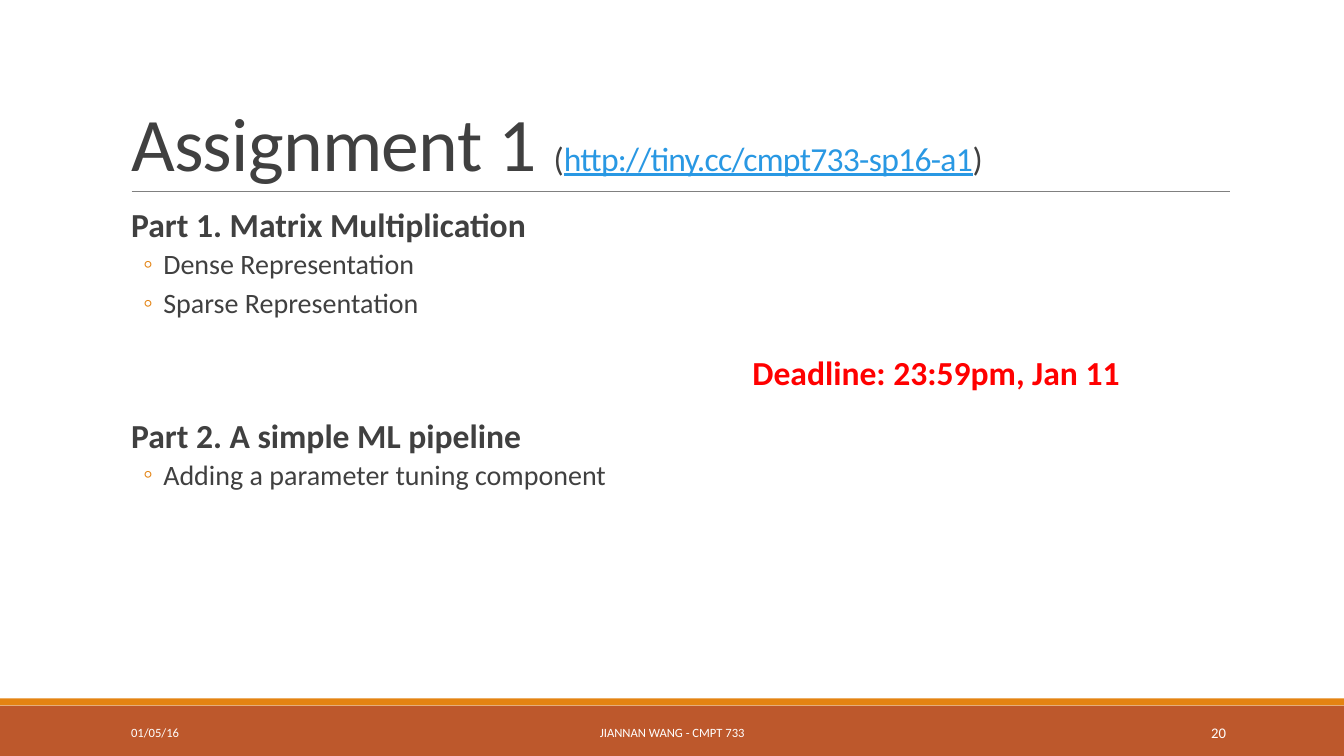
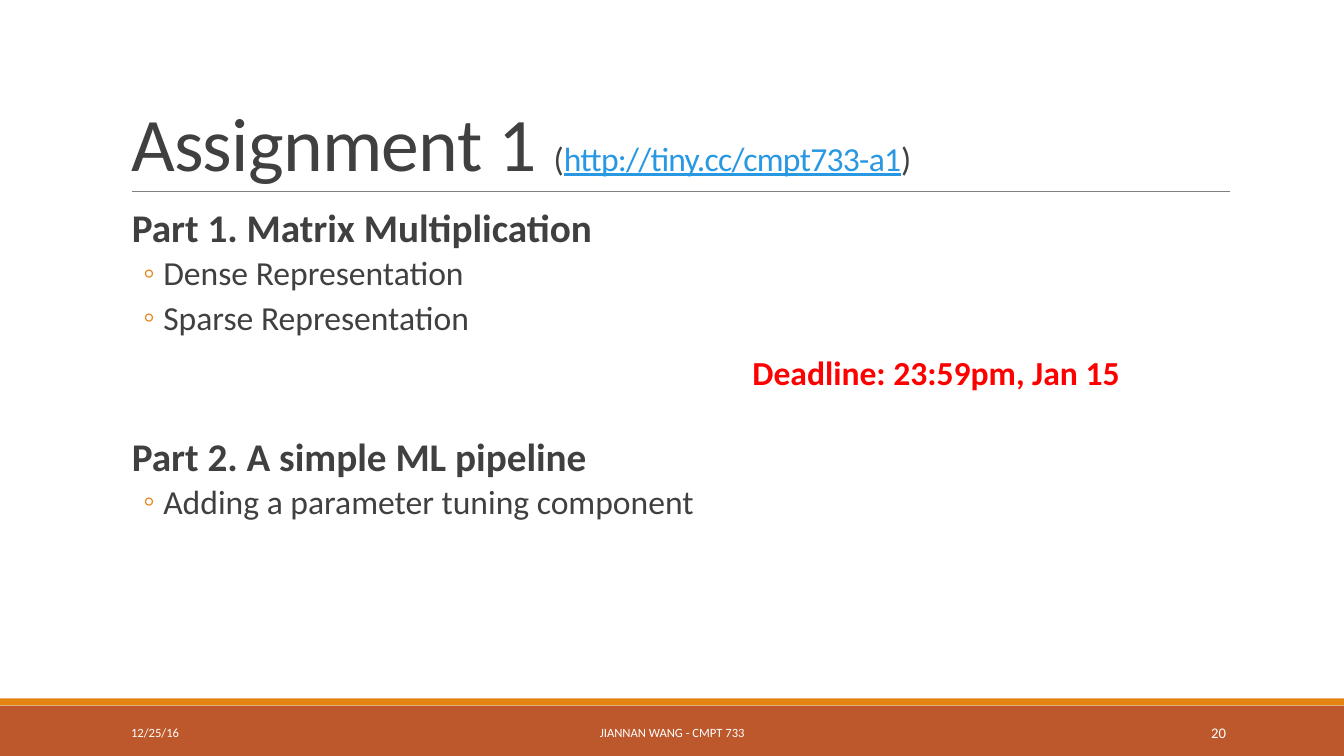
Before and after one commit to ZhensongQian/cmpt733, a slide deck: slide 20 of Lectures/Lec1/lec1-2.pptx. Drawn at 1344x756 pixels with LibreOffice and Linux fonts; fonts in the diff are those of the drawing. Boxes give left, top, right and bottom in pixels: in the first picture for what was removed or moved away, otherwise in the second. Text is boxed around its words. In the diff, an @@ line names an element or a change of style, - is before the commit and + after.

```diff
--- a/Lectures/Lec1/lec1-2.pptx
+++ b/Lectures/Lec1/lec1-2.pptx
@@ title at (x1=131, y1=119, x2=912, y2=184): text changed @@
-Assignment 1 (http://tiny.cc/cmpt733-sp16-a1)
+Assignment 1 (http://tiny.cc/cmpt733-a1)
@@ text "Part 1. Matrix Multiplication" at (x1=132, y1=214, x2=694, y2=520): size 24 to 28 pt in "Part 1. Matrix Multiplication", "Part 2. A simple ML pipeline"; size 20 to 24 pt in "Dense Representation", "Sparse Representation", "Adding a parameter tuning component" @@
@@ text at (x1=752, y1=361, x2=1120, y2=391): text changed @@
-Deadline: 23:59pm, Jan 11
+Deadline: 23:59pm, Jan 15
@@ text at (x1=131, y1=728, x2=179, y2=738): text changed @@
-01/05/16
+12/25/16
```
Also in this commit, not shown: 19 other slides changed, 2 other files.
